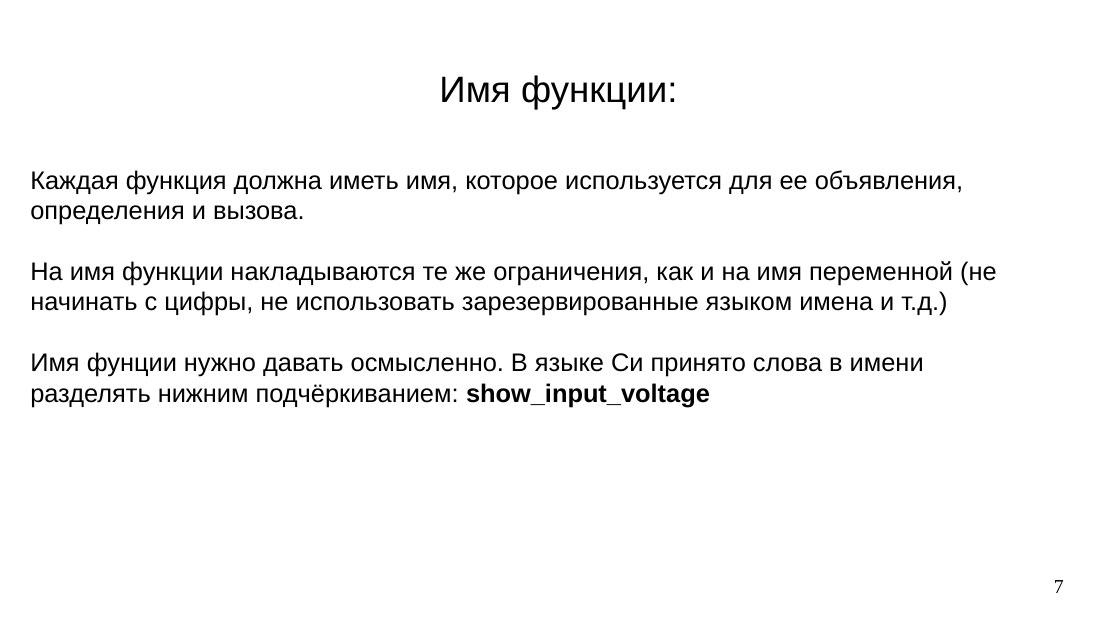
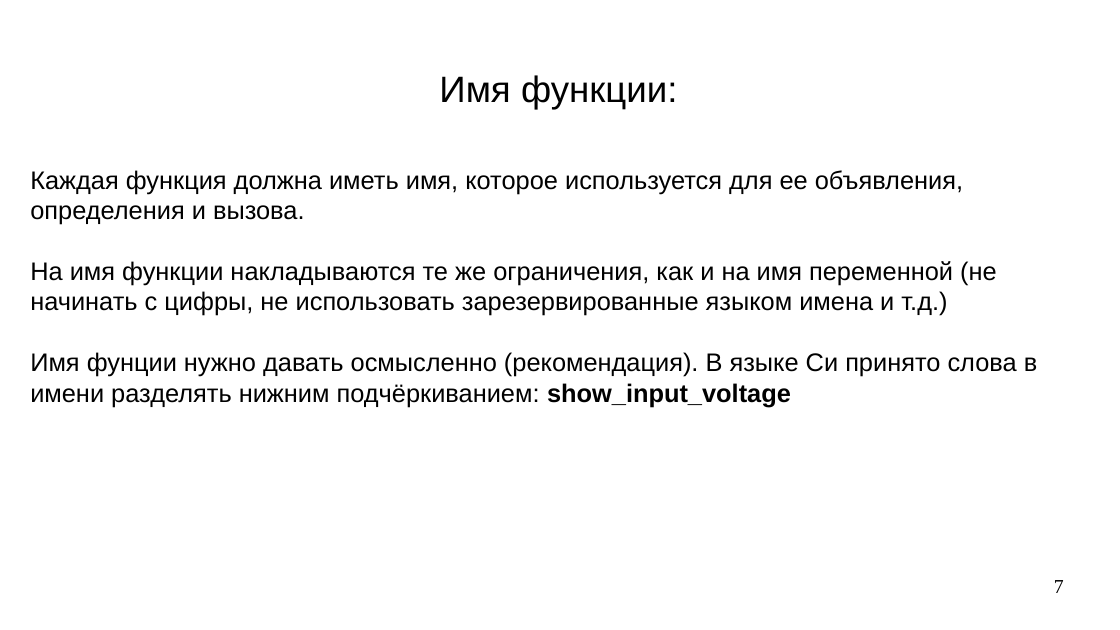
Before and after one commit to steelcraft/stud-lab, a slide deck: slide 7 of Лекции/CBCP01#L4.odp. Drawn at 1120x630 pixels with LibreOffice and Linux fonts; fonts in the diff are those of the drawing. Boxes give left, top, right and bottom in pixels: in the first picture for what was removed or moved away, otherwise in the second. Text is boxed around its words. In the diff, an @@ line names an element or a change of style, - is before the commit and + after.

```diff
--- a/Лекции/CBCP01#L4.odp
+++ b/Лекции/CBCP01#L4.odp
@@ text at (30, 352, 1037, 407): text changed @@
-Имя фунции нужно давать осмысленно. В языке Си принято слова в имени разделять нижним подчёркиванием: show_input_voltage
+Имя фунции нужно давать осмысленно (рекомендация). В языке Си принято слова в имени разделять нижним подчёркиванием: show_input_voltage
```
Also in this commit, not shown: 5 other slides changed, 18 slides added, 3 slides removed.
